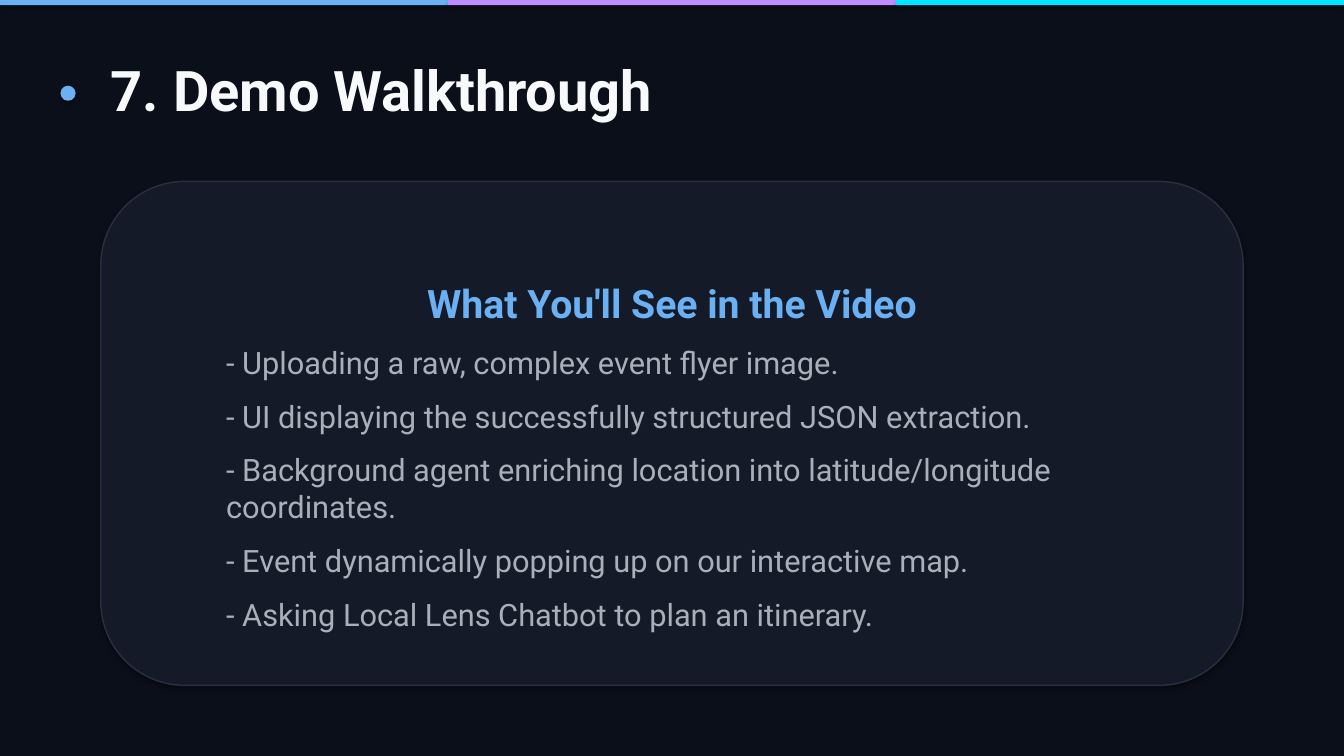
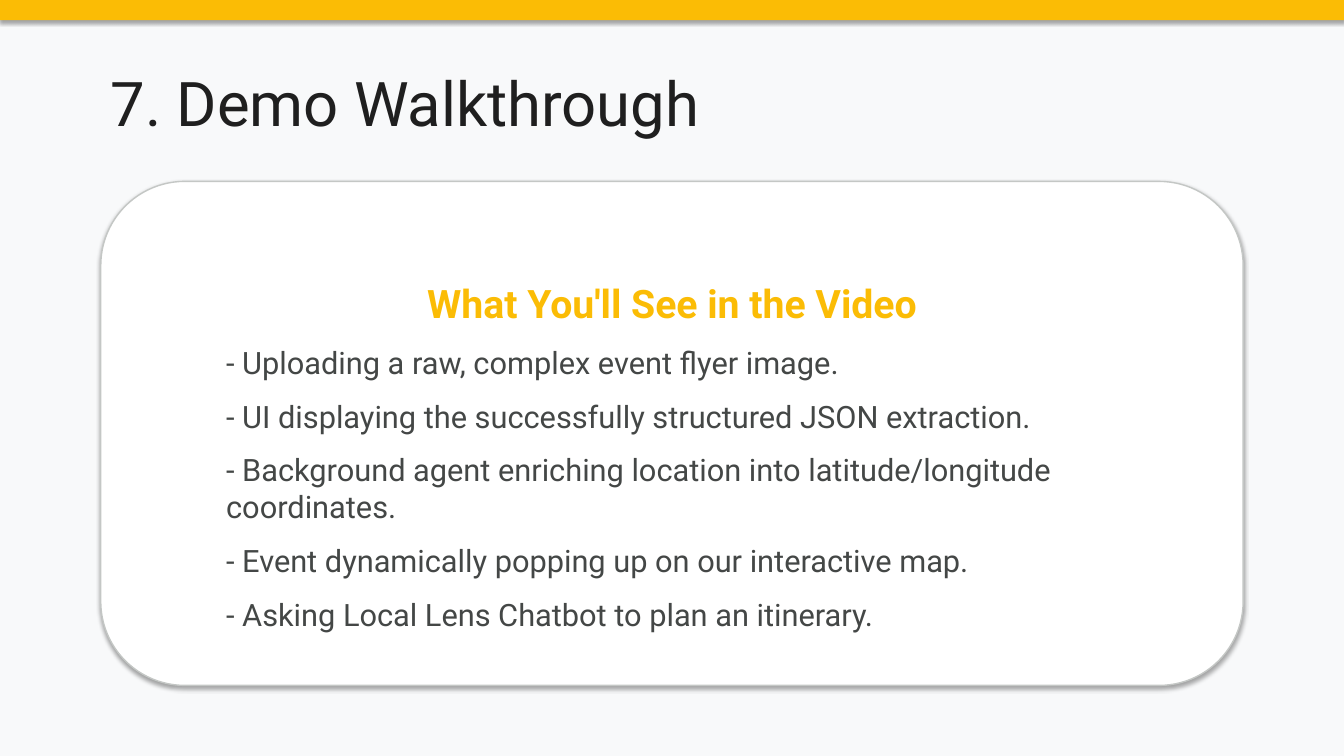
Before and after one commit to sad-squid/gemini-demo, a slide deck: slide 8 of docs/Local_Lens_Pitch_Deck.pptx. Drawn at 1344x756 pixels with LibreOffice and Linux fonts; fonts in the diff are those of the drawing. Boxes give left, top, right and bottom in pixels: in the first picture for what was removed or moved away, otherwise in the second. Text is boxed around its words. In the diff, an @@ line names an element or a change of style, - is before the commit and + after.

```diff
--- a/docs/Local_Lens_Pitch_Deck.pptx
+++ b/docs/Local_Lens_Pitch_Deck.pptx
@@ background #0B0F19 to #F8F9FA @@
@@ rectangle: place and size @@
-rectangle at bbox=[0, 0, 448, 5]
+rectangle at bbox=[0, 0, 1344, 20]
@@ rectangle at bbox=[0, 0, 1344, 20]: fill #6AB0F3 to #FBBC05 @@
@@ rectangle removed at bbox=[448, 0, 895, 5] @@
@@ rectangle removed at bbox=[896, 0, 1344, 5] @@
@@ ellipse removed at bbox=[60, 86, 76, 101] @@
@@ text "7. Demo Walkthrough": place and size @@
-text "7. Demo Walkthrough" at bbox=[111, 69, 653, 123]
+text "7. Demo Walkthrough" at bbox=[111, 79, 699, 139]
@@ text "7. Demo Walkthrough" at bbox=[111, 79, 699, 139]: size 40 to 44 pt, text colour #F8F9FA to #1F1F1F, bold off @@
@@ rounded rectangle "What You'll See in the ..." at bbox=[101, 181, 1243, 686]: text colour #6AB0F3 to #FBBC05 in "What You'll See in the Video"; text colour #A8B0B9 to #444746; fill #141A28 to #FFFFFF; outline #283041 1 pt to #C4C7C5 1 pt @@
```
Also in this commit, not shown: 8 other slides changed, 8 other files.
